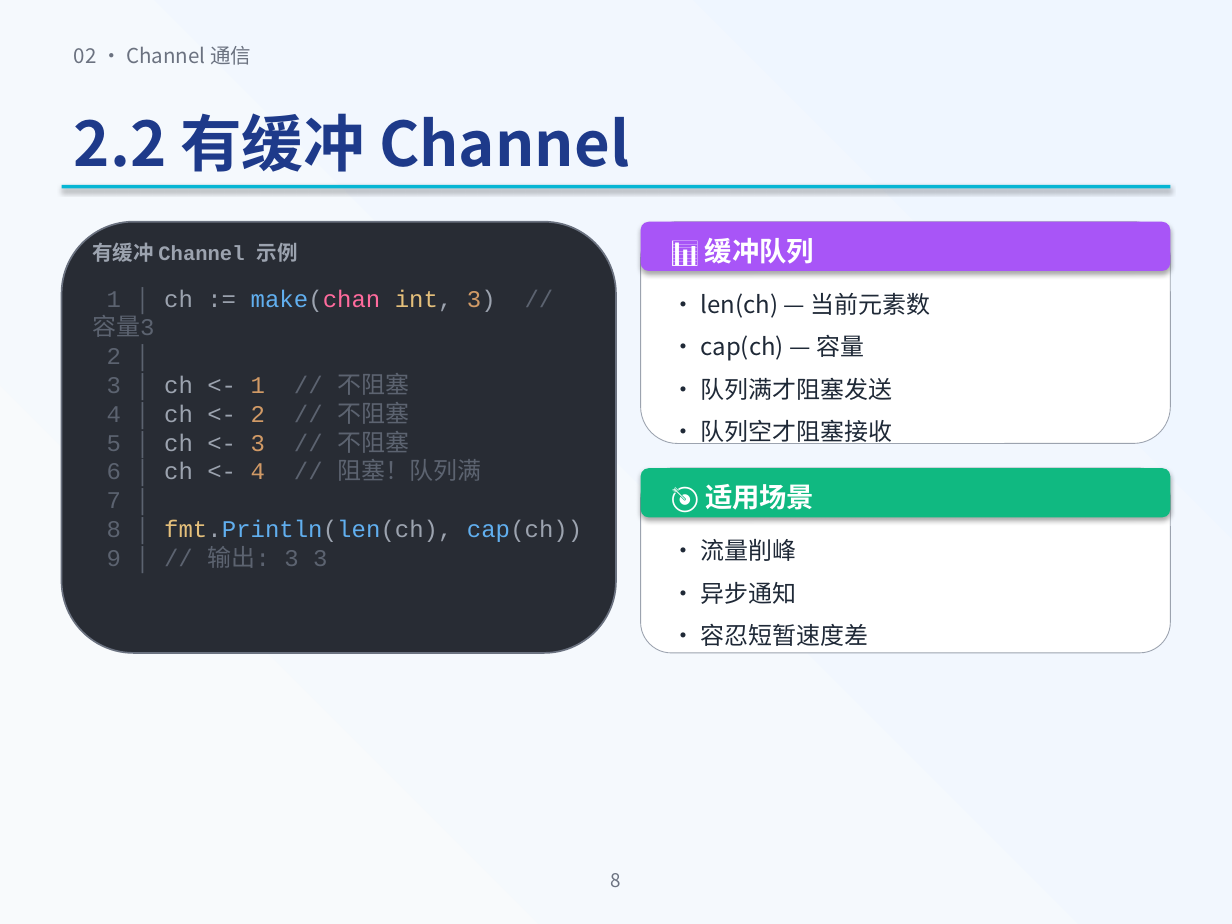
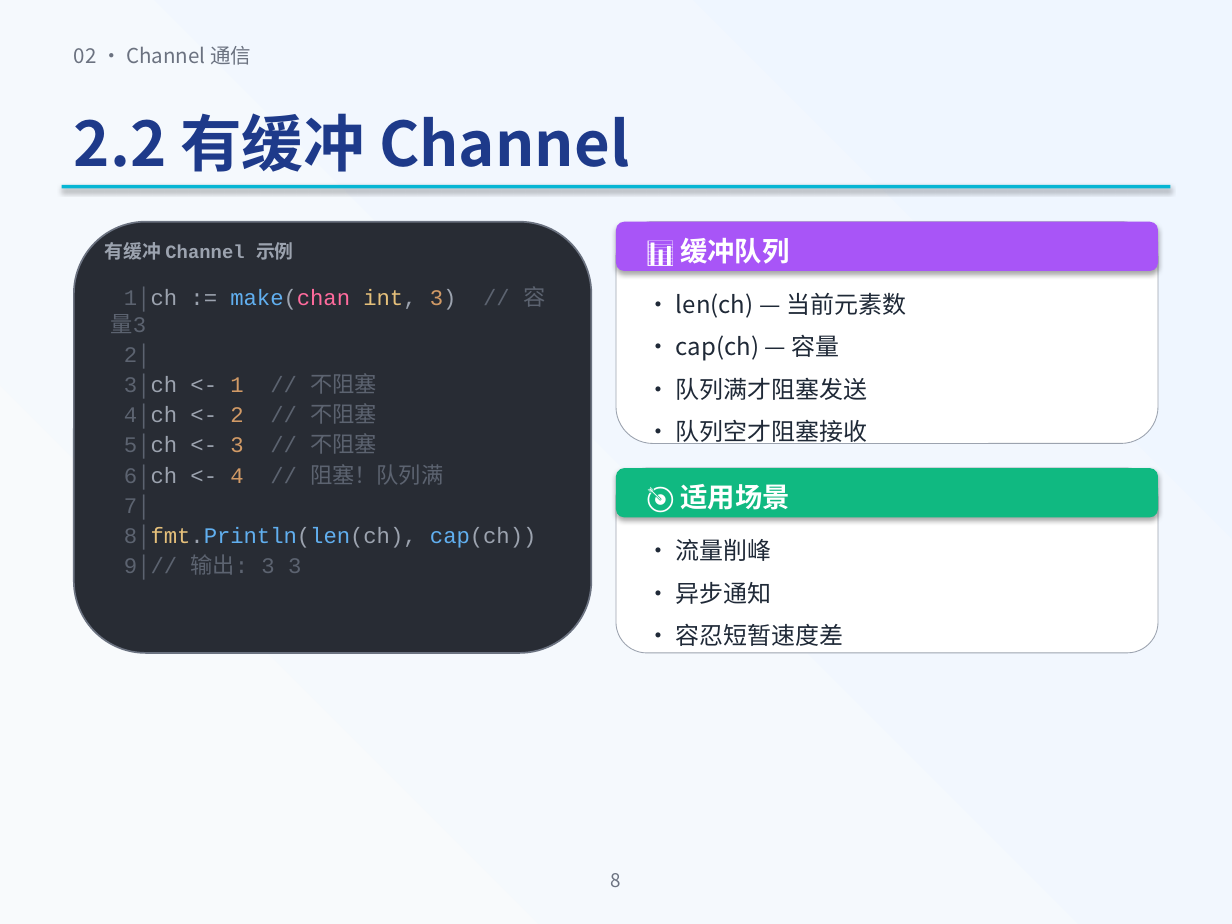
Before and after one commit to baiwangea/go-study, a slide deck: slide 7 of 03-go-concurrency/Go并发编程课程.pptx. Drawn at 1232x924 pixels with LibreOffice and Linux fonts; fonts in the diff are those of the drawing. Boxes give left, top, right and bottom in pixels: in the first picture for what was removed or moved away, otherwise in the second. Text is boxed around its words. In the diff, an @@ line names an element or a change of style, - is before the commit and + after.

```diff
--- a/03-go-concurrency/Go并发编程课程.pptx
+++ b/03-go-concurrency/Go并发编程课程.pptx
@@ rounded rectangle: place and size @@
-rounded rectangle at [62, 222, 616, 653]
+rounded rectangle at [74, 222, 591, 653]
@@ text "有缓冲 Channel 示例": place and size @@
-text "有缓冲 Channel 示例" at [92, 242, 298, 262]
+text "有缓冲 Channel 示例" at [104, 242, 294, 260]
@@ text "有缓冲 Channel 示例" at [104, 242, 294, 260]: size 12 to 11 pt @@
@@ rounded rectangle: place and size @@
-rounded rectangle at [641, 222, 1170, 444]
+rounded rectangle at [616, 222, 1158, 444]
@@ rounded rectangle: place and size @@
-rounded rectangle at [641, 222, 1170, 271]
+rounded rectangle at [616, 222, 1158, 271]
@@ text "📊 缓冲队列": place and size @@
-text "📊 缓冲队列" at [705, 238, 814, 264]
+text "📊 缓冲队列" at [680, 238, 789, 264]
@@ text at [111, 287, 545, 580]: text changed; size 14 to 13 pt @@
-1 │ ch := make(chan int, 3) // 容量3
-2 │
-3 │ ch <- 1 // 不阻塞
-4 │ ch <- 2 // 不阻塞
-5 │ ch <- 3 // 不阻塞
-6 │ ch <- 4 // 阻塞！队列满
-7 │
-8 │ fmt.Println(len(ch), cap(ch))
-9 │ // 输出: 3 3
+1│ch := make(chan int, 3) // 容量3
+2│
+3│ch <- 1 // 不阻塞
+4│ch <- 2 // 不阻塞
+5│ch <- 3 // 不阻塞
+6│ch <- 4 // 阻塞！队列满
+7│
+8│fmt.Println(len(ch), cap(ch))
+9│// 输出: 3 3
@@ text "• len(ch) — 当前元素数": place and size @@
-text "• len(ch) — 当前元素数" at [701, 293, 931, 444]
+text "• len(ch) — 当前元素数" at [676, 293, 906, 444]
@@ rounded rectangle: place and size @@
-rounded rectangle at [641, 468, 1170, 653]
+rounded rectangle at [616, 468, 1158, 653]
@@ rounded rectangle: place and size @@
-rounded rectangle at [641, 468, 1170, 517]
+rounded rectangle at [616, 468, 1158, 517]
@@ text "🎯 适用场景": place and size @@
-text "🎯 适用场景" at [705, 484, 814, 510]
+text "🎯 适用场景" at [680, 484, 789, 510]
@@ text "• 流量削峰": place and size @@
-text "• 流量削峰" at [701, 539, 869, 646]
+text "• 流量削峰" at [676, 539, 844, 646]
```
Also in this commit, not shown: 15 other slides changed, 1 other file.
